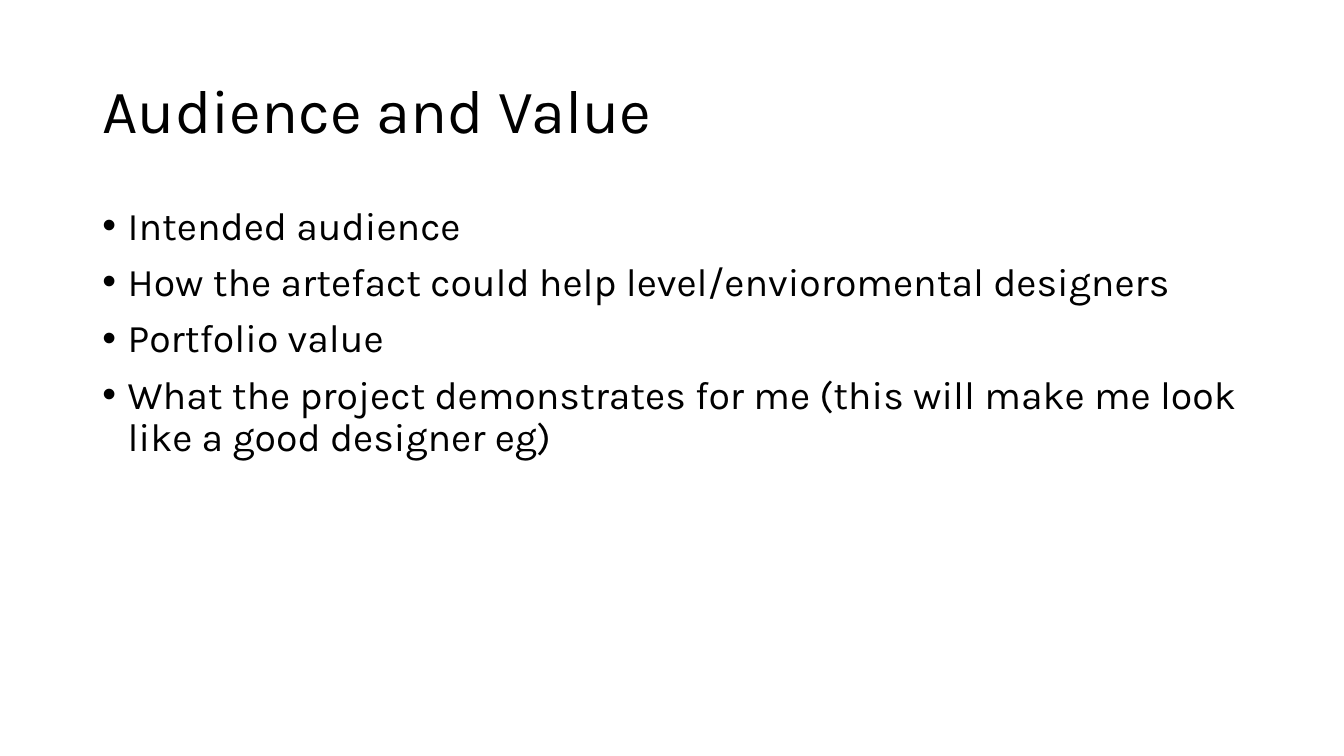
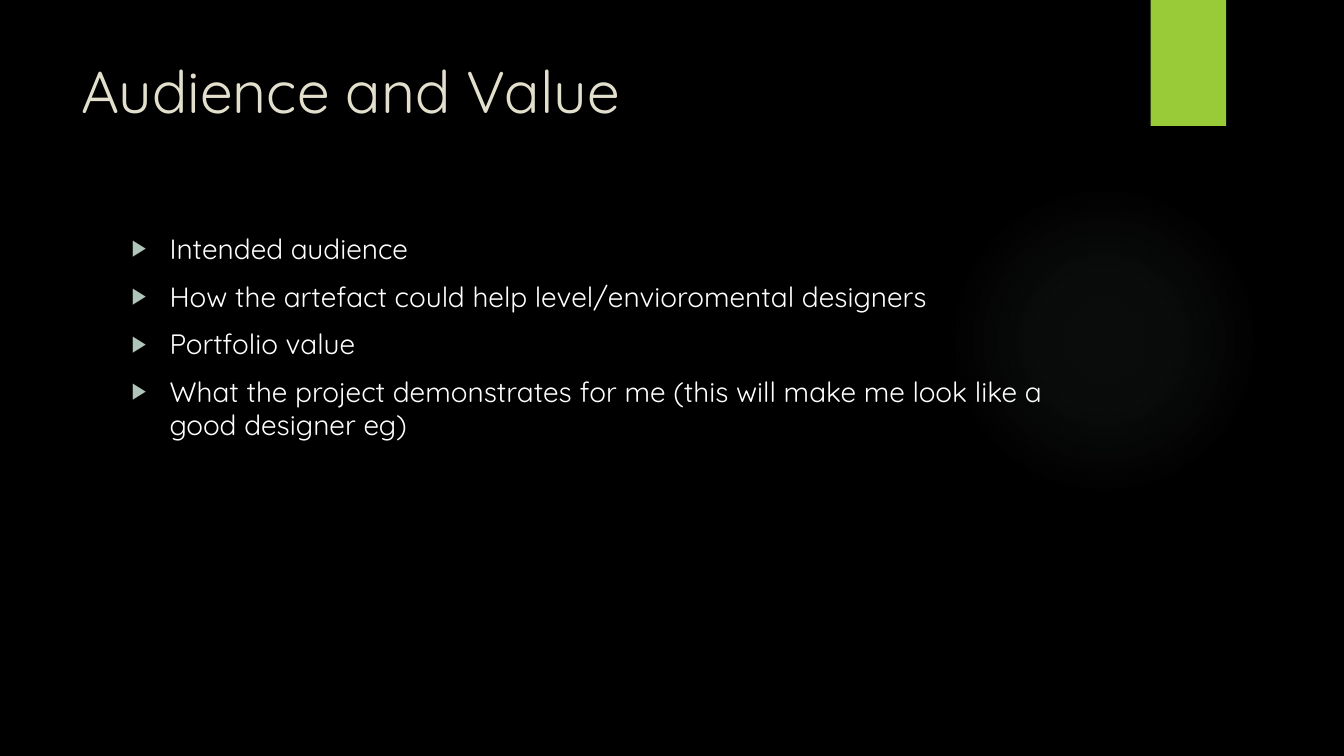
Before and after one commit to Mdot5596/MA-Dissertation, a slide deck: slide 12 of Submission/MockViva.pptx (slide 10 before the commit). Drawn at 1344x756 pixels with LibreOffice and Linux fonts; fonts in the diff are those of the drawing; background and template pictures are left out. Boxes give left, top, right and bottom in pixels: in the first picture for what was removed or moved away, otherwise in the second. Text is boxed around its words. In the diff, an @@ line names an element or a change of style, - is before the commit and + after.

```diff
--- a/Submission/MockViva.pptx
+++ b/Submission/MockViva.pptx
@@ background #FFFFFF to picture (left out) @@
@@ rectangle added at (1150,0,1226,126), fill #99CB38 @@
@@ title "Audience and Value": place and size @@
-title "Audience and Value" at (102,90,652,134)
+title "Audience and Value" at (81,69,620,114)
@@ title "Audience and Value" at (81,69,620,114): size 44 to 42 pt, font Karla to Quicksand, text colour #000000 to #E2DFCC; line spacing 0.9 to 1; vertical alignment middle to top @@
@@ ellipse added at (949,185,1259,495), fill gradient #87A896 @@
@@ text "Intended audience": place and size @@
-text "Intended audience" at (128,213,1236,461)
+text "Intended audience" at (170,238,1042,441)
@@ text "Intended audience" at (170,238,1042,441): size 28 to 20 pt, font Karla to Quicksand, text colour #000000 to #FFFFFF; bullet • to ▶; line spacing 0.9 to 1 @@
```
Also in this commit, not shown: 10 other slides changed, 4 slides added, 2 slides removed, 1 other file.
